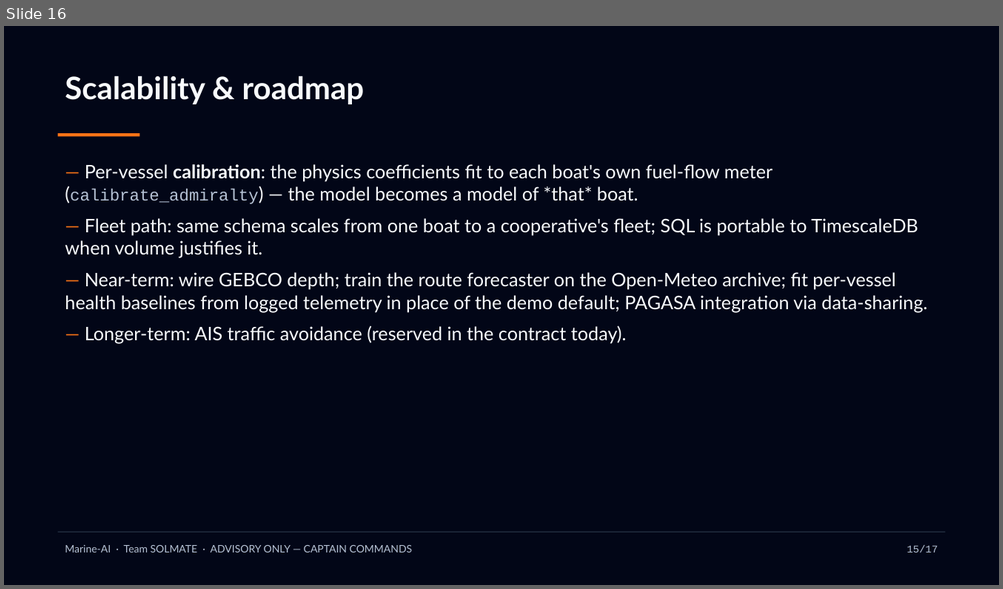
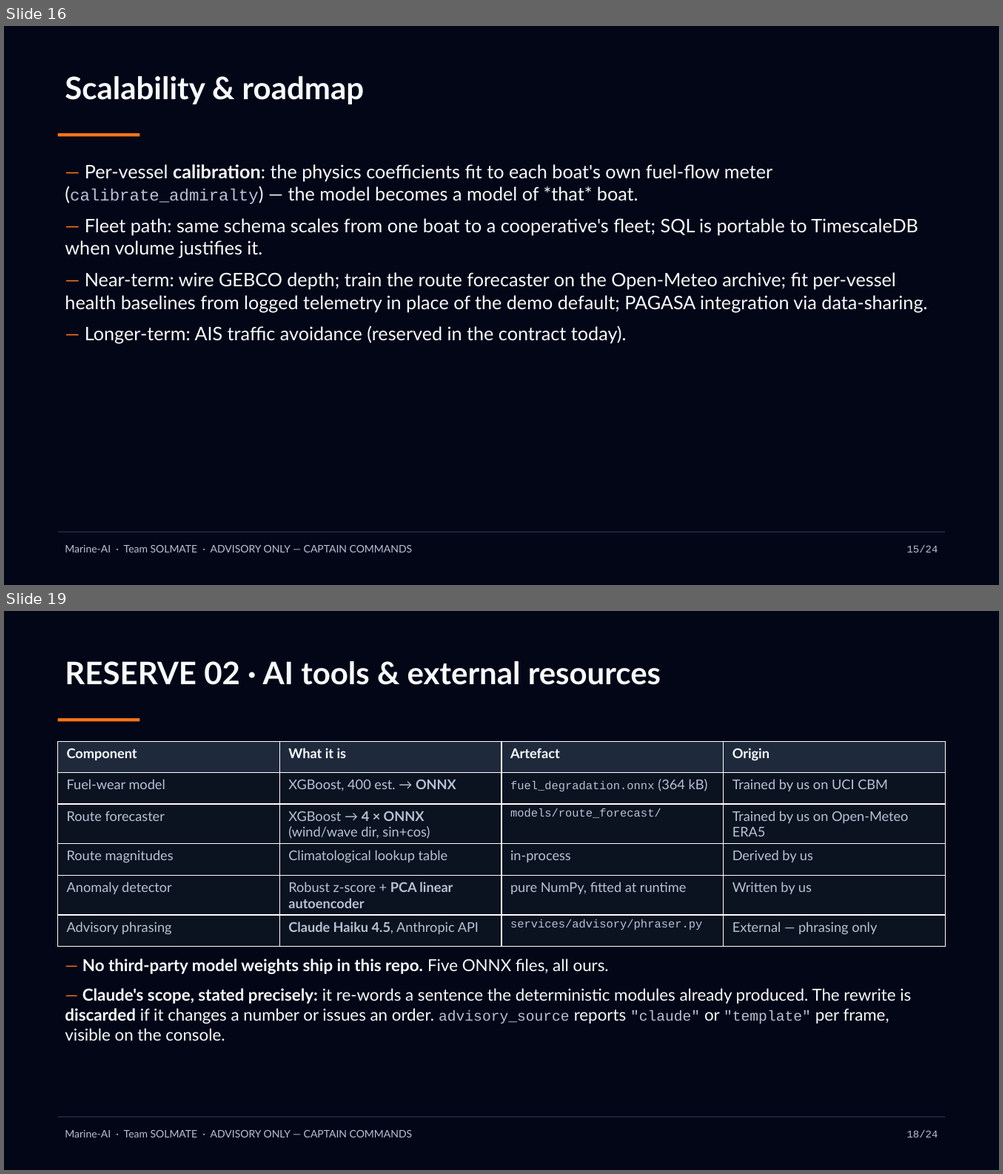
Before and after one commit to JustineSalinas/AIHackathon2026_SOLMATE_MARINE-AI, a slide deck: docs/Marine-AI-Pitch-Deck.pptx. Shown one above the other, each under a label of ours: slide 16 before the commit, slides 16 and 19 after it; the slides between them are not shown. The pictures are 1003x589 and 1003x1174 pixels, drawn with LibreOffice and Linux fonts; fonts in the diff are those of the drawing. Boxes give left, top, right and bottom in pixels: in the first picture for what was removed or moved away, otherwise in the second. Text is boxed around its words. In the diff, an @@ line names an element or a change of style, - is before the commit and + after.

```diff
--- a/docs/Marine-AI-Pitch-Deck.pptx
+++ b/docs/Marine-AI-Pitch-Deck.pptx
@@ slide 19 added at box(4, 611, 999, 1170), background #020617 @@
@@ text added at box(65, 661, 660, 685), 30 pt, text #F8FAFC, bold @@
+RESERVE 02 · AI tools & external resources
@@ rectangle added at box(58, 718, 140, 721), fill #F97316 @@
@@ table added at box(58, 741, 944, 938), 6 rows, 4 columns @@
+Component | What it is | Artefact | Origin
+Fuel-wear model | XGBoost, 400 est. → ONNX | fuel_degradation.onnx (364 kB) | Trained by us on UCI CBM
+Route forecaster | XGBoost → 4 × ONNX (wind/wave dir, sin+cos) | models/route_forecast/ | Trained by us on Open-Meteo ERA5
+Route magnitudes | Climatological lookup table | in-process | Derived by us
+Anomaly detector | Robust z-score + PCA linear autoencoder | pure NumPy, fitted at runtime | Written by us
+Advisory phrasing | Claude Haiku 4.5, Anthropic API | services/advisory/phraser.py | External — phrasing only
@@ text added at box(65, 959, 910, 1041), 16 pt, text #F8FAFC @@
+— No third-party model weights ship in this repo. Five ONNX files, all ours.
+— Claude's scope, stated precisely: it re-words a sentence the deterministic modules already produced. The rewrite is discarded if it changes a number or issues an order. advisory_source reports "claude" or "template" per frame, visible on the console.
@@ rectangle added at box(58, 1117, 945, 1118), fill #1E293B @@
@@ text added at box(65, 1130, 412, 1138), 10 pt, text #B6C2D4 @@
+Marine-AI · Team SOLMATE · ADVISORY ONLY — CAPTAIN COMMANDS
@@ text added at box(907, 1130, 938, 1138), 10 pt, text #B6C2D4 @@
+18/24
@@ slide 16 changed as well @@
@@ text at box(907, 545, 938, 553): text changed @@
-15/17
+15/24
```
Also in this commit, not shown: 17 other slides changed, 6 other slides added, 1 other file.
